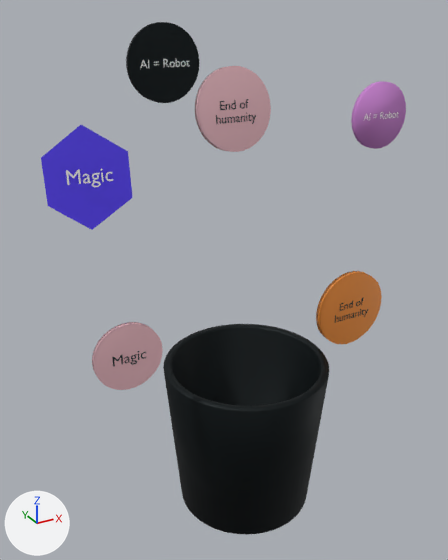
A saved change to the glTF model src/assets/Models/trashcan/v4.glb.
Camera for both pictures: a camera (50 mm lens) standing at (-4.05, -6.78, 5.88) and looking at (-0.12, 0.36, 2.31). The lights are fixed; the arrows at lower left show +X, +Y and +Z. Where no turn or scale is listed for an object, it has been applied to the vertices.
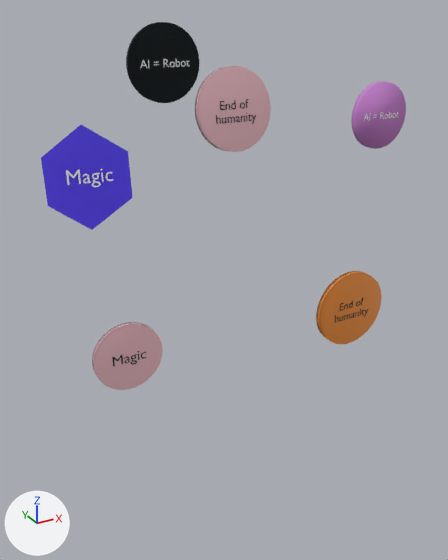
Boxes (x1, y1, x2, y2) around the edits, measured in the pictures (448 x 560 px):
'Cylinder', deleted (black)
    before: (163, 324, 329, 535)

The change, as a diff of the scene's bpy script:
```diff
--- a/src/assets/Models/trashcan/v4.glb.py
+++ b/src/assets/Models/trashcan/v4.glb.py
@@ ob_cylinder @@
-ob_cylinder = bpy.data.objects.new('Cylinder', me_cylinder_004)
-ob_cylinder.location = (0.0, -0.09, 0.0)
```
